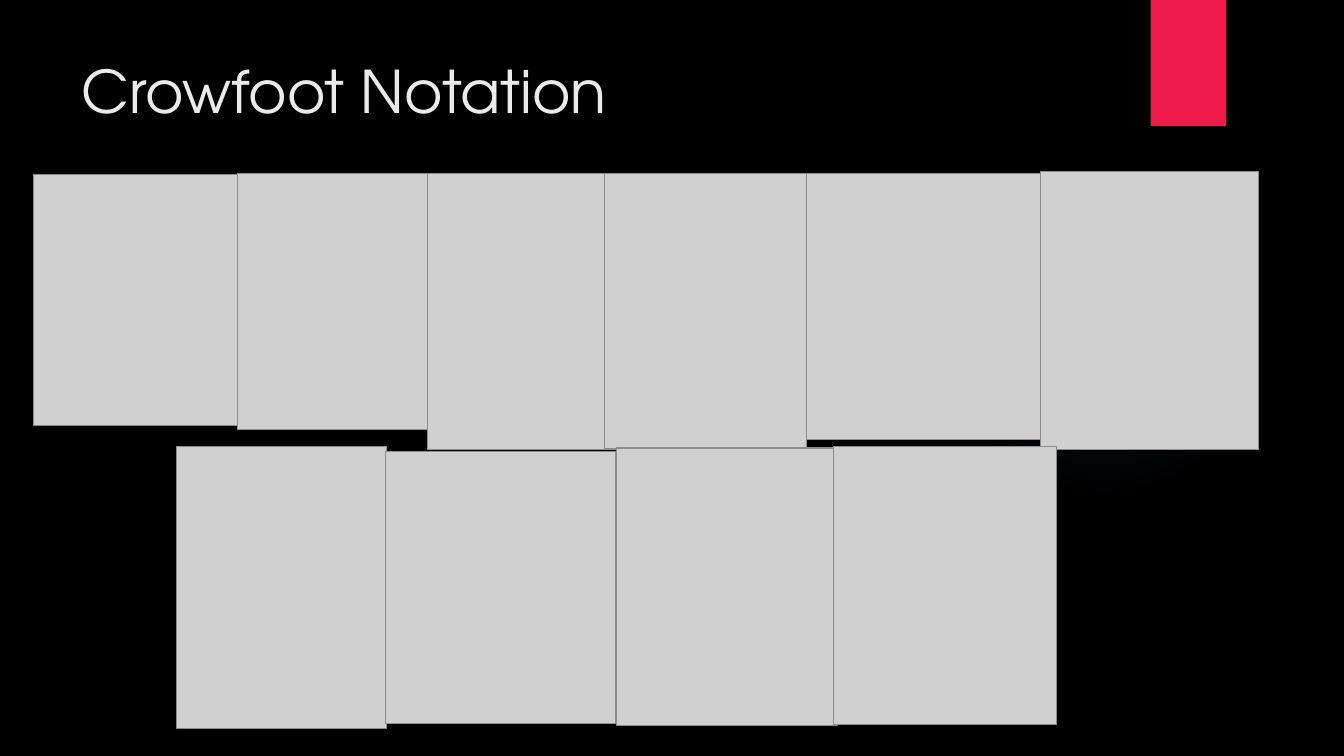
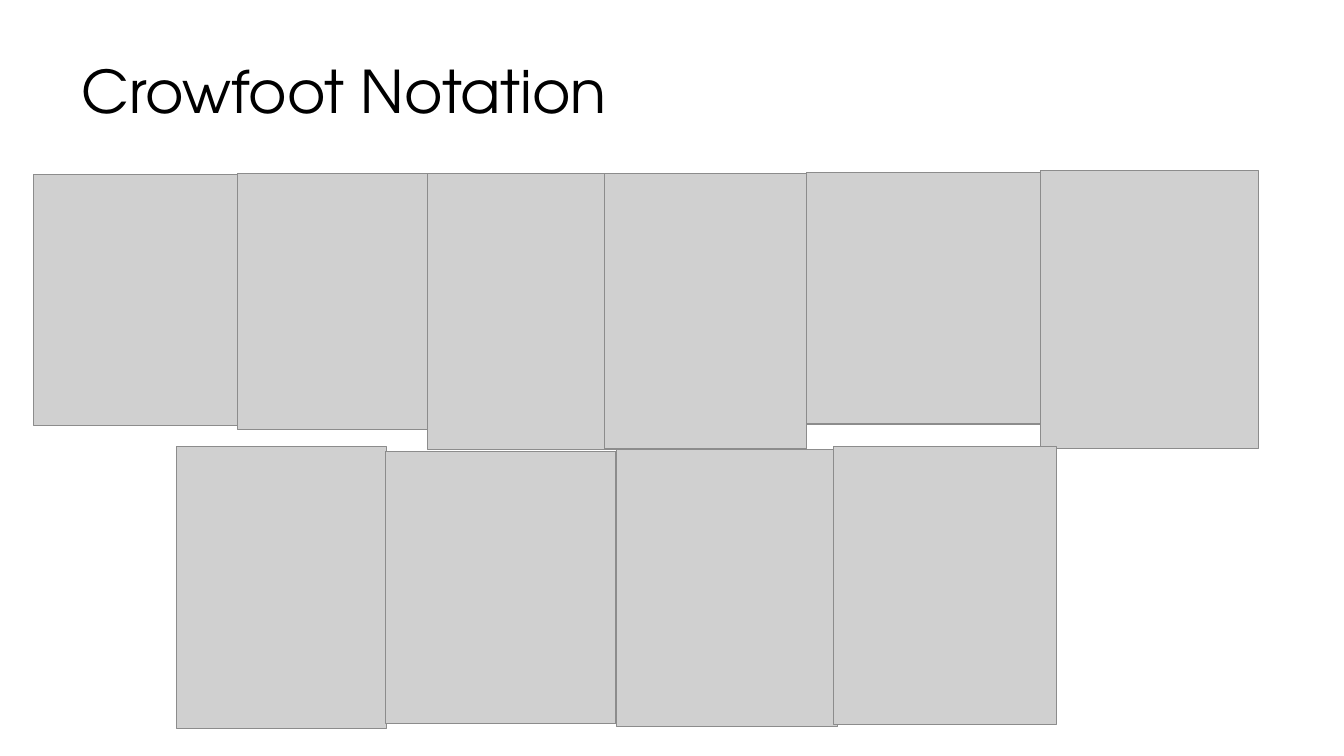
Before and after one commit to LogolsLLC/Logols-May2018, a slide deck: slide 5 of Slides/11_DataModeling_TrainingPlan.pptx. Drawn at 1344x756 pixels with LibreOffice and Linux fonts; fonts in the diff are those of the drawing; grey boxes stand for pictures; background and template pictures are left out. Boxes give left, top, right and bottom in pixels: in the first picture for what was removed or moved away, otherwise in the second. Text is boxed around its words. In the diff, an @@ line names an element or a change of style, - is before the commit and + after.

```diff
--- a/Slides/11_DataModeling_TrainingPlan.pptx
+++ b/Slides/11_DataModeling_TrainingPlan.pptx
@@ background picture (left out) to #FFFFFF @@
@@ rectangle removed at [1150,0,1226,126] @@
@@ title "Crowfoot Notation" at [81,68,607,114]: text colour #EBEBEB to #000000 @@
@@ picture: place and size @@
-picture at [807,174,1041,441]
+picture at [807,172,1041,424]
@@ ellipse removed at [949,185,1259,495] @@
```
Also in this commit, not shown: 3 other slides changed, 1 other file.
